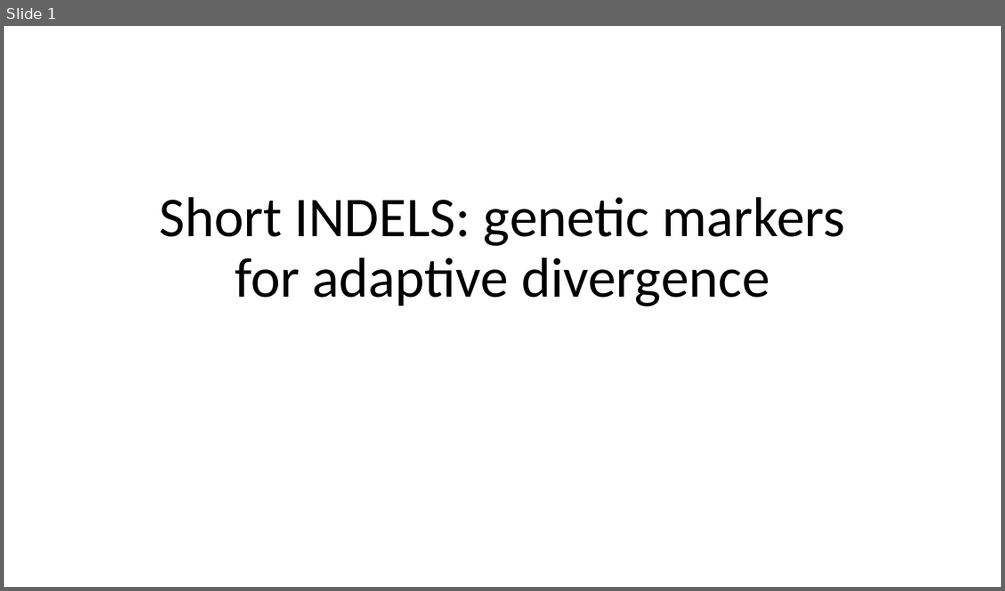
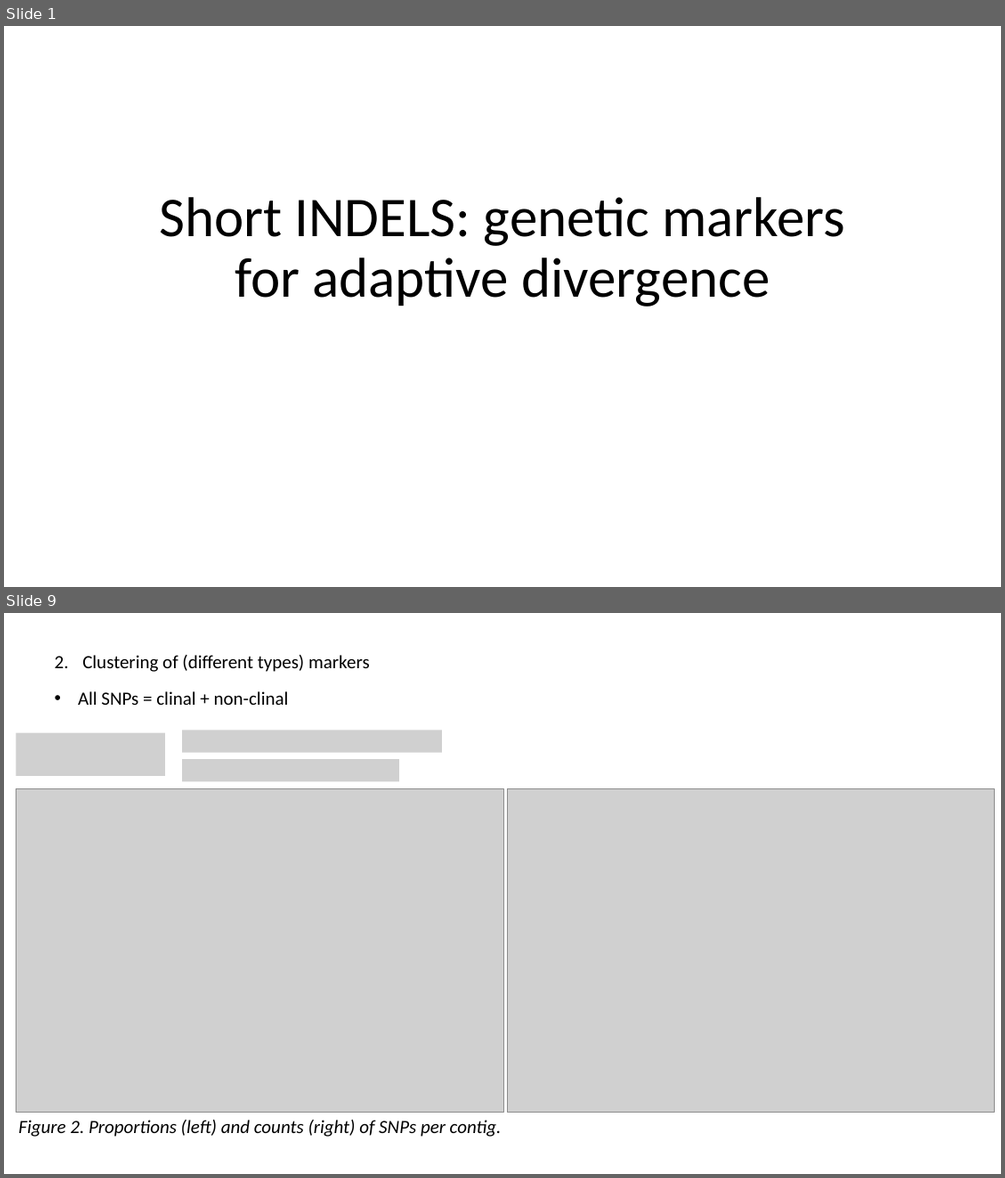
Before and after one commit to sam0per/Littorina_saxatilis_short_variants, a slide deck: short_genetic_variants/docs/short_indels.pptx. Shown one above the other, each under a label of ours: slide 1 before the commit, slides 1 and 9 after it; the slides between them are not shown. The pictures are 1005x591 and 1005x1178 pixels, drawn with LibreOffice and Linux fonts; fonts in the diff are those of the drawing; grey boxes stand for pictures. Boxes give left, top, right and bottom in pixels: in the first picture for what was removed or moved away, otherwise in the second. Text is boxed around its words. In the diff, an @@ line names an element or a change of style, - is before the commit and + after.

```diff
--- a/short_genetic_variants/docs/short_indels.pptx
+++ b/short_genetic_variants/docs/short_indels.pptx
@@ slide 9 added at box(4, 613, 1001, 1174), background #FFFFFF @@
@@ text added at box(82, 655, 370, 672), 18 pt, text #000000 @@
+2. Clustering of (different types) markers
@@ text added at box(78, 691, 289, 705), 18 pt, text #000000 @@
+• All SNPs = clinal + non-clinal
@@ picture added at box(16, 732, 165, 776) @@
@@ picture added at box(182, 730, 442, 752) @@
@@ picture added at box(182, 759, 399, 781) @@
@@ picture added at box(16, 788, 503, 1112) @@
@@ picture added at box(507, 788, 995, 1112) @@
@@ text added at box(18, 1119, 502, 1136), 18 pt, text #000000, italic @@
+Figure 2. Proportions (left) and counts (right) of SNPs per contig.
```
Also in this commit, not shown: 2 slides changed, 7 other slides added, 1 slide removed, 3 other files.
